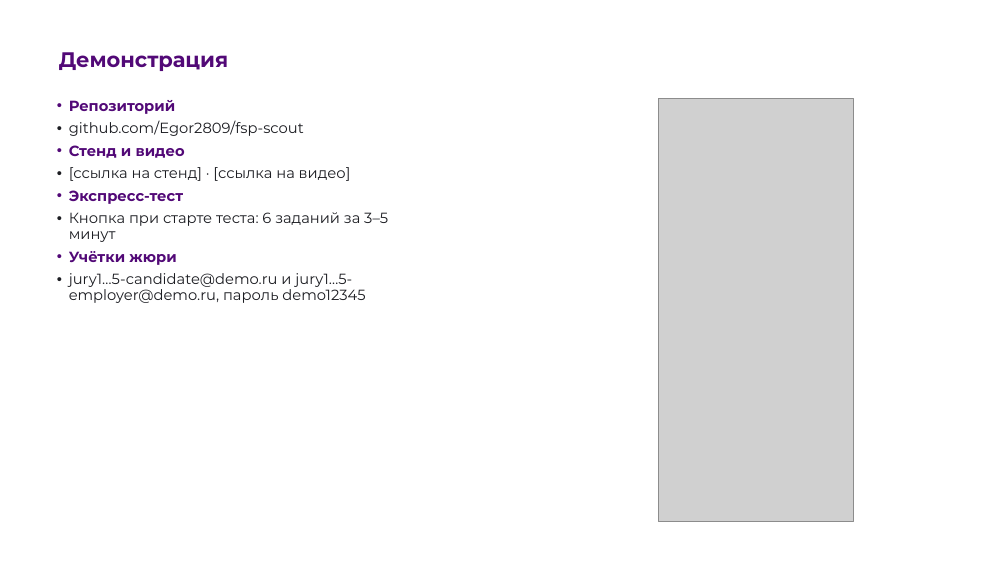
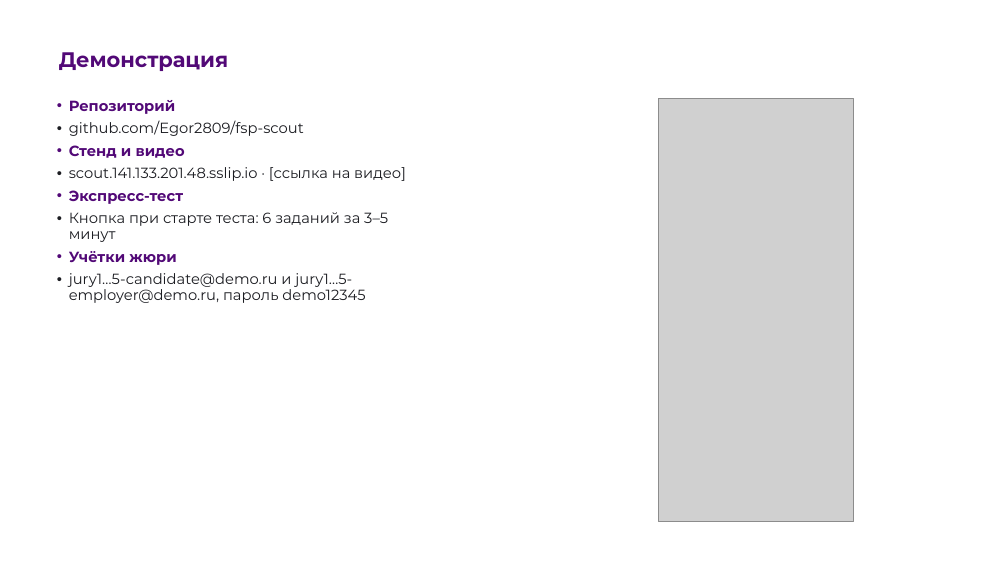
Before and after one commit to Egor2809/fsp-scout, a slide deck: slide 15 of docs/scout-presentation.pptx. Drawn at 1008x567 pixels with LibreOffice and Linux fonts; fonts in the diff are those of the drawing; grey boxes stand for pictures; background and template pictures are left out. Boxes give left, top, right and bottom in pixels: in the first picture for what was removed or moved away, otherwise in the second. Text is boxed around its words. In the diff, an @@ line names an element or a change of style, - is before the commit and + after.

Commit message:
Презентация команды «Нулевой закон»: участники, история, ссылка на стенд; без телефонов

```diff
--- a/docs/scout-presentation.pptx
+++ b/docs/scout-presentation.pptx
@@ text at <box>69,167,406,181</box>: text changed @@
-• [ссылка на стенд] · [ссылка на видео]
+• scout.141.133.201.48.sslip.io · [ссылка на видео]
```
Also in this commit, not shown: 3 other slides changed, 1 slide added, 1 slide removed.
